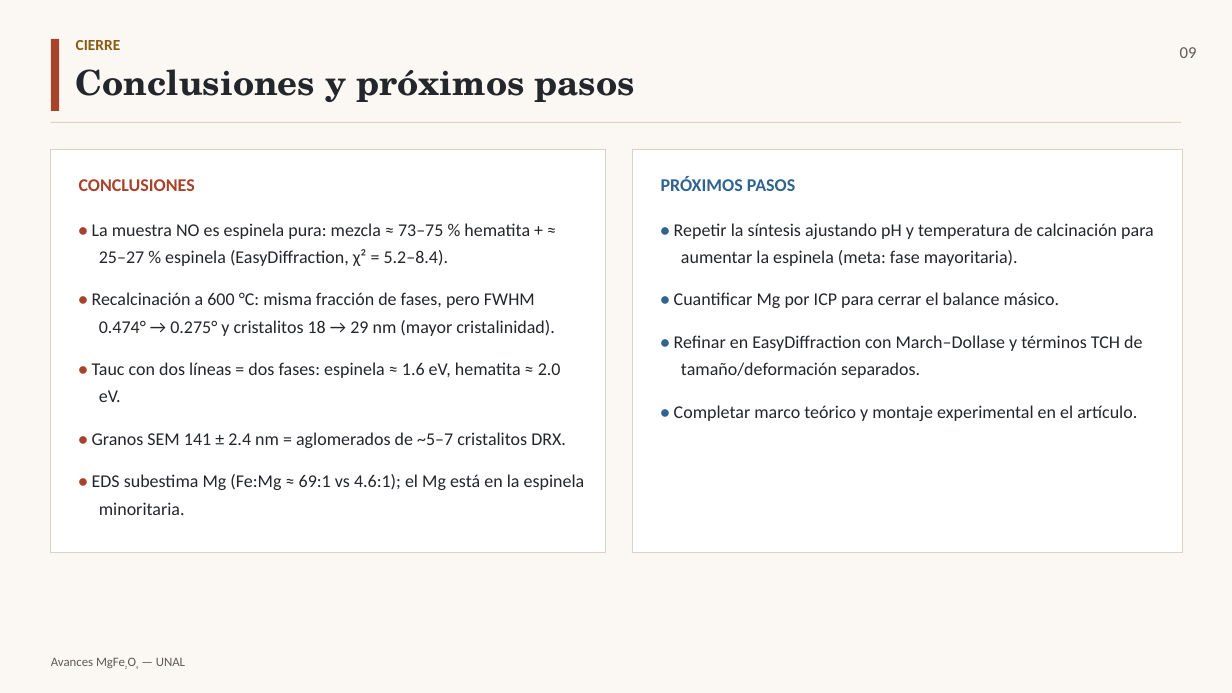
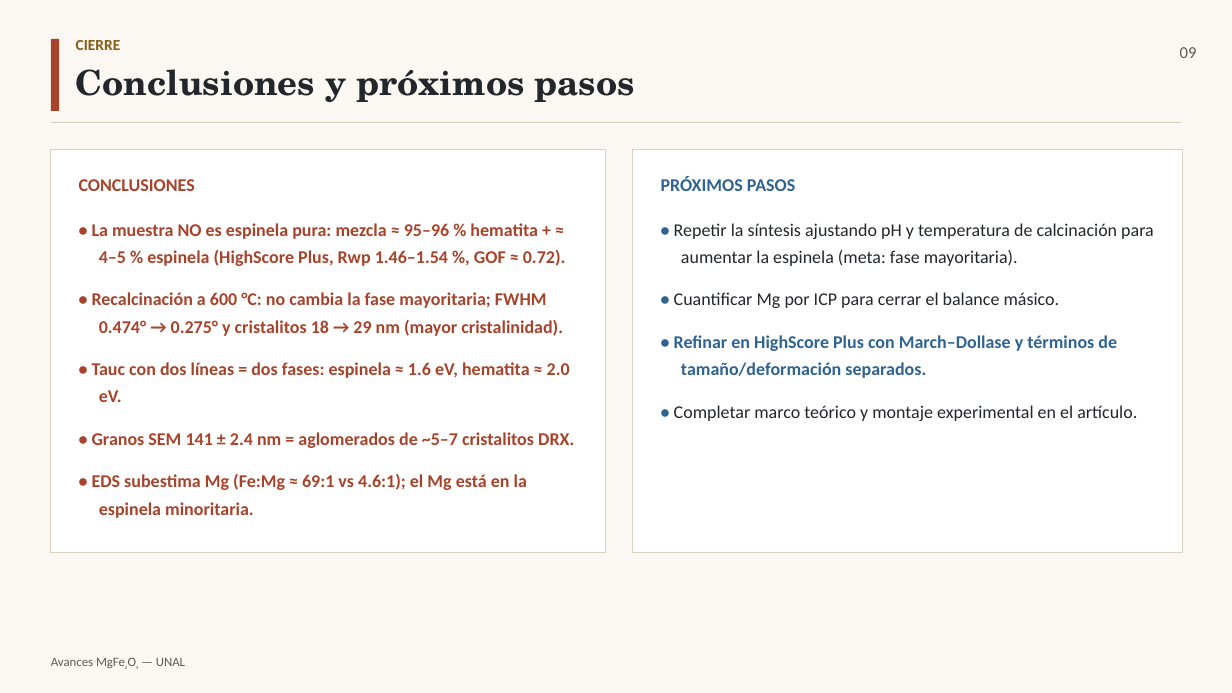
Before and after one commit to rifu-uni/tcb, a slide deck: slide 9 of article/Avances_MgFe2O4.pptx. Drawn at 1232x693 pixels with LibreOffice and Linux fonts; fonts in the diff are those of the drawing. Boxes give left, top, right and bottom in pixels: in the first picture for what was removed or moved away, otherwise in the second. Text is boxed around its words. In the diff, an @@ line names an element or a change of style, - is before the commit and + after.

Commit message:
update XRD quantification with HighScore Plus
Use HighScore Plus 3.0 as the reported Rietveld quantification: 400 C = 96.3/3.7 wt% hematite/spinel; 600 C = 95.3/4.7 wt%. Update article table, methods, conclusions, HXP figure, and Avances slides; keep in-house model only as qualitative sanity check.

```diff
--- a/article/Avances_MgFe2O4.pptx
+++ b/article/Avances_MgFe2O4.pptx
@@ text at bbox=[92, 223, 566, 336]: text changed; text colour #23262B to #A8432B; bold on @@
-• La muestra NO es espinela pura: mezcla ≈ 73–75 % hematita + ≈ 25–27 % espinela (EasyDiffraction, χ² = 5.2–8.4).
-• Recalcinación a 600 °C: misma fracción de fases, pero FWHM 0.474° → 0.275° y cristalitos 18 → 29 nm (mayor cristalinidad).
+• La muestra NO es espinela pura: mezcla ≈ 95–96 % hematita + ≈ 4–5 % espinela (HighScore Plus, Rwp 1.46–1.54 %, GOF ≈ 0.72).
+• Recalcinación a 600 °C: no cambia la fase mayoritaria; FWHM 0.474° → 0.275° y cristalitos 18 → 29 nm (mayor cristalinidad).
@@ text at bbox=[674, 335, 1117, 378]: text changed; text colour #23262B to #2F6390; bold on @@
-• Refinar en EasyDiffraction con March–Dollase y términos TCH de tamaño/deformación separados.
+• Refinar en HighScore Plus con March–Dollase y términos de tamaño/deformación separados.
@@ text at bbox=[92, 362, 574, 518]: text colour #23262B to #A8432B, bold on in "Tauc con dos líneas = dos fases: ...", "Granos SEM 141 ± 2.4 nm = ...", "EDS subestima Mg (Fe:Mg ≈ 69:1 vs ..." @@
```
Also in this commit, not shown: 2 other slides changed, 4 other files.
